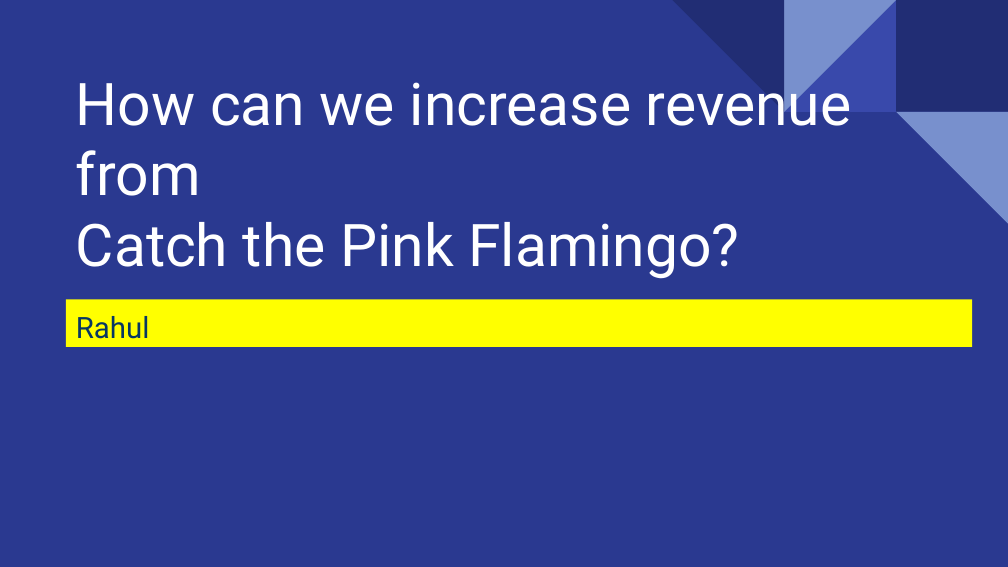
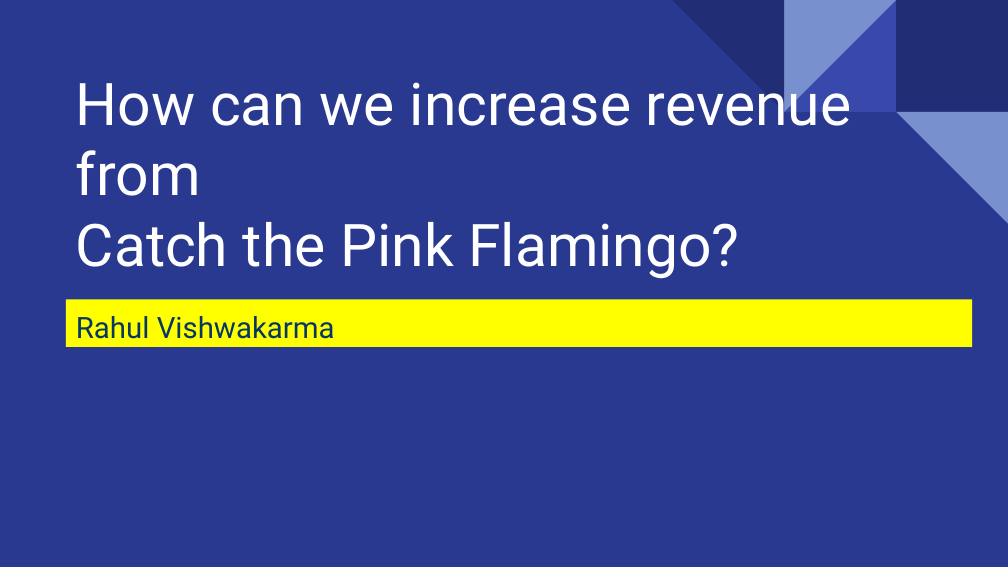
Before and after one commit to karmarv/coursera, a slide deck: slide 1 of big-data-capstone/submissions/Coursera-BigData-Capstone-Student-Submission-Final-Presentation.pptx. Drawn at 1008x567 pixels with LibreOffice and Linux fonts; fonts in the diff are those of the drawing. Boxes give left, top, right and bottom in pixels: in the first picture for what was removed or moved away, otherwise in the second. Text is boxed around its words. In the diff, an @@ line names an element or a change of style, - is before the commit and + after.

```diff
--- a/big-data-capstone/submissions/Coursera-BigData-Capstone-Student-Submission-Final-Presentation.pptx
+++ b/big-data-capstone/submissions/Coursera-BigData-Capstone-Student-Submission-Final-Presentation.pptx
@@ text in rectangle at (x1=76, y1=316, x2=335, y2=339): text changed @@
-Rahul
+Rahul Vishwakarma
```
Also in this commit, not shown: 3 other slides changed.
